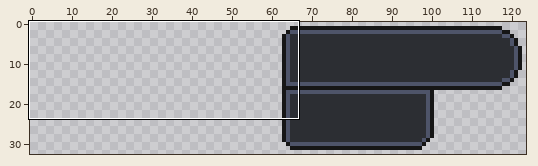
A sprite sheet gets an edit: TP2/Resources/Hud.png. Above: a wide view before the commit, with the close-up outlined.
Close-up. Old version:
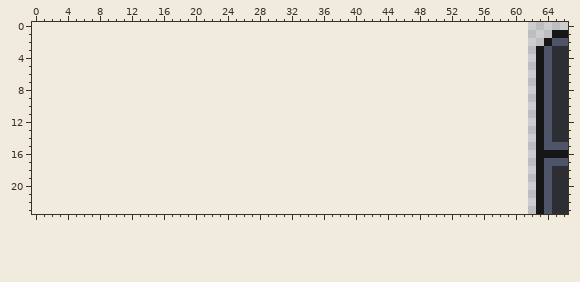
The file is 124x66 pixels, drawn in blocks of 2x2; one block is one cell here. Shown: x 0..66, y 0..23. The old version is drawn lined up with the new one, on the new canvas.
New version:
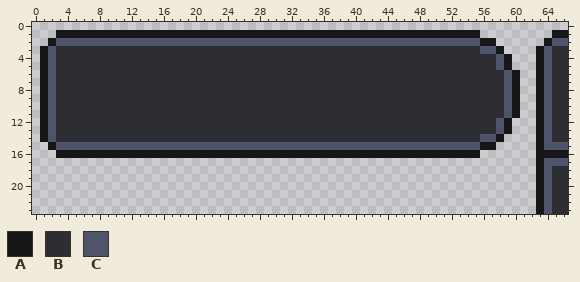
Palette (. is transparent): A #161616  B #2c2e33  C #4e5469
The exact change:
canvas 62x33 -> 124x33, the old top-left corner now at 62,0
There is now colour A in row 1 at x 3 to 55; in row 2 at x 2 and 56 to 57; in row 3 at x 1 and 58; in rows 4 to 5 at x 1 and 59; in rows 6 to 11 at x 1 and 60; in rows 12 to 13 at x 1 and 59.
There is now colour A in row 14 at x 1 and 58; in row 15 at x 2 and 56 to 57; in row 16 at x 3 to 55.
There is now colour B in row 3 at x 3 to 55; in rows 4 to 5 at x 3 to 57; in rows 6 to 11 at x 3 to 58; in rows 12 to 13 at x 3 to 57; in row 14 at x 3 to 55.
There is now colour C in row 2 at x 3 to 55; in row 3 at x 2 and 56 to 57; in rows 4 to 5 at x 2 and 58; in rows 6 to 11 at x 2 and 59; in rows 12 to 13 at x 2 and 58; in row 14 at x 2 and 56 to 57.
There is now colour C in row 15 at x 3 to 55.
